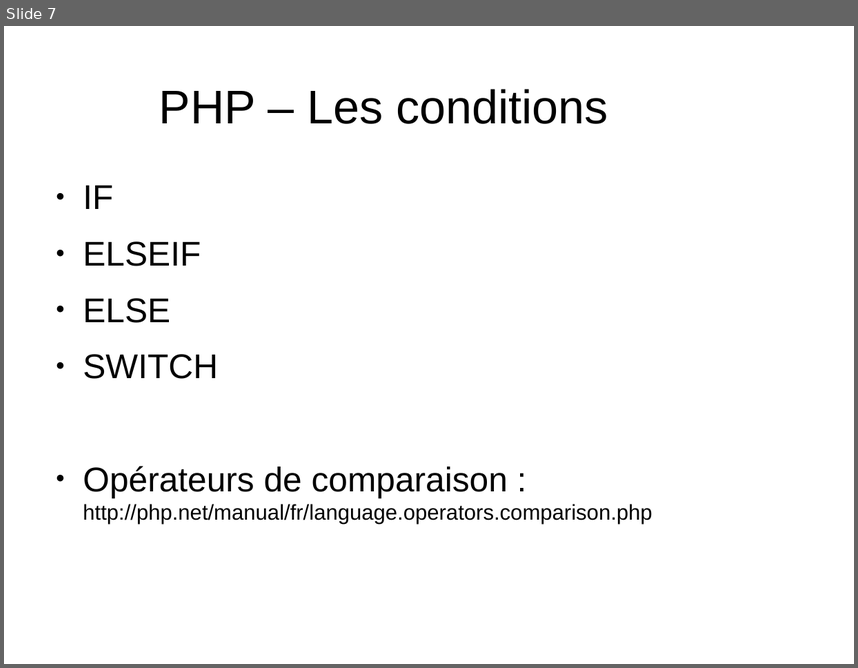
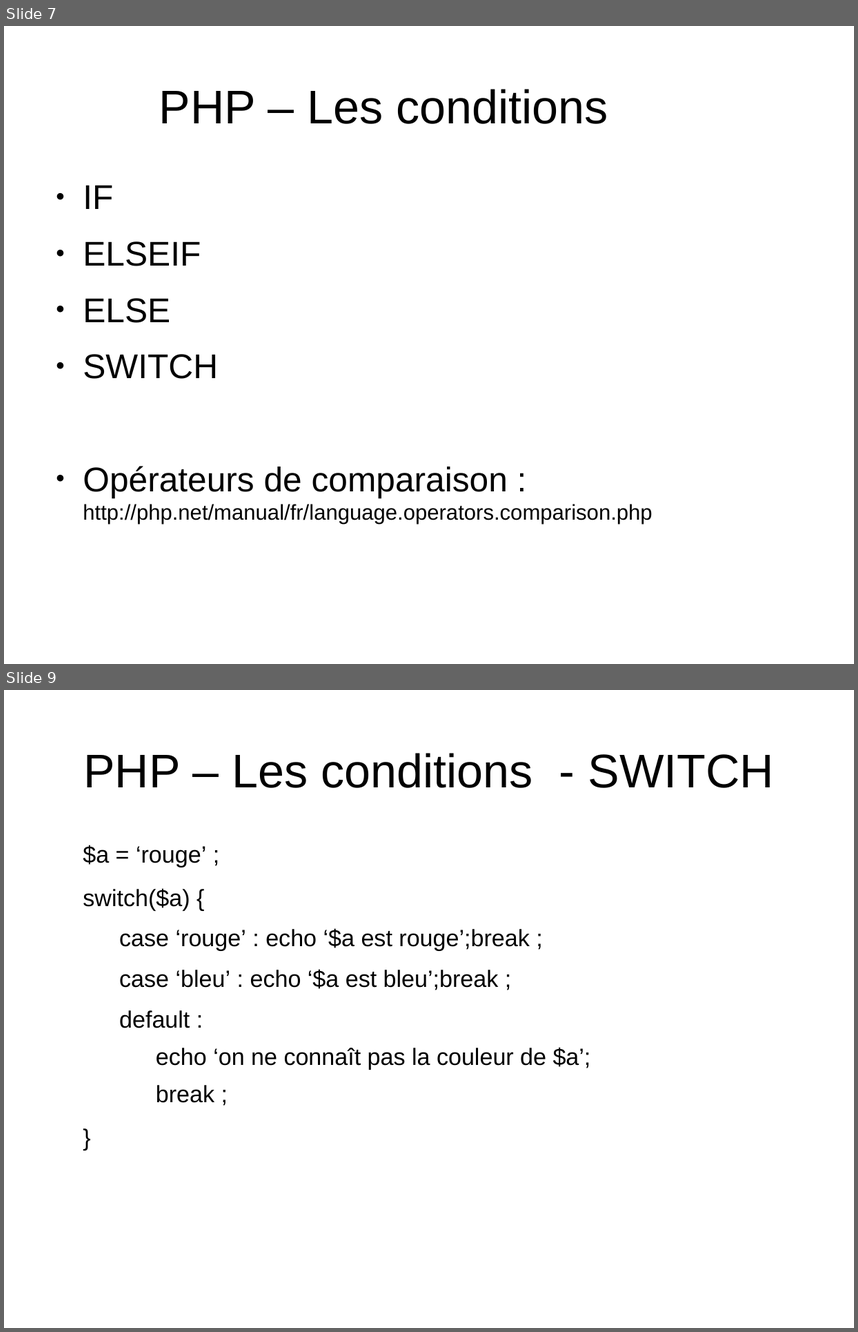
Before and after one commit to NicoM88/formation, a slide deck: PHP/formation.odp. Shown one above the other, each under a label of ours: slide 7 before the commit, slides 7 and 9 after it; the slides between them are not shown. The pictures are 858x668 and 858x1332 pixels, drawn with LibreOffice and Linux fonts; fonts in the diff are those of the drawing. Boxes give left, top, right and bottom in pixels: in the first picture for what was removed or moved away, otherwise in the second. Text is boxed around its words. In the diff, an @@ line names an element or a change of style, - is before the commit and + after.

```diff
--- a/PHP/formation.odp
+++ b/PHP/formation.odp
@@ slide 9 added at [4,690,854,1328], background #FFFFFF @@
@@ title added at [83,753,774,788], 44 pt, text #000000 @@
+PHP – Les conditions - SWITCH
@@ text added at [83,845,591,1103], 22 pt, text #000000 @@
+$a = ‘rouge’ ;
+switch($a) {
+  case ‘rouge’ : echo ‘$a est rouge’;break ;
+  case ‘bleu’ : echo ‘$a est bleu’;break ;
+  default :
+    echo ‘on ne connaît pas la couleur de $a’;
+    break ;
+}
```
Also in this commit, not shown: 1 slide changed, 5 other slides added, 5 other files.
